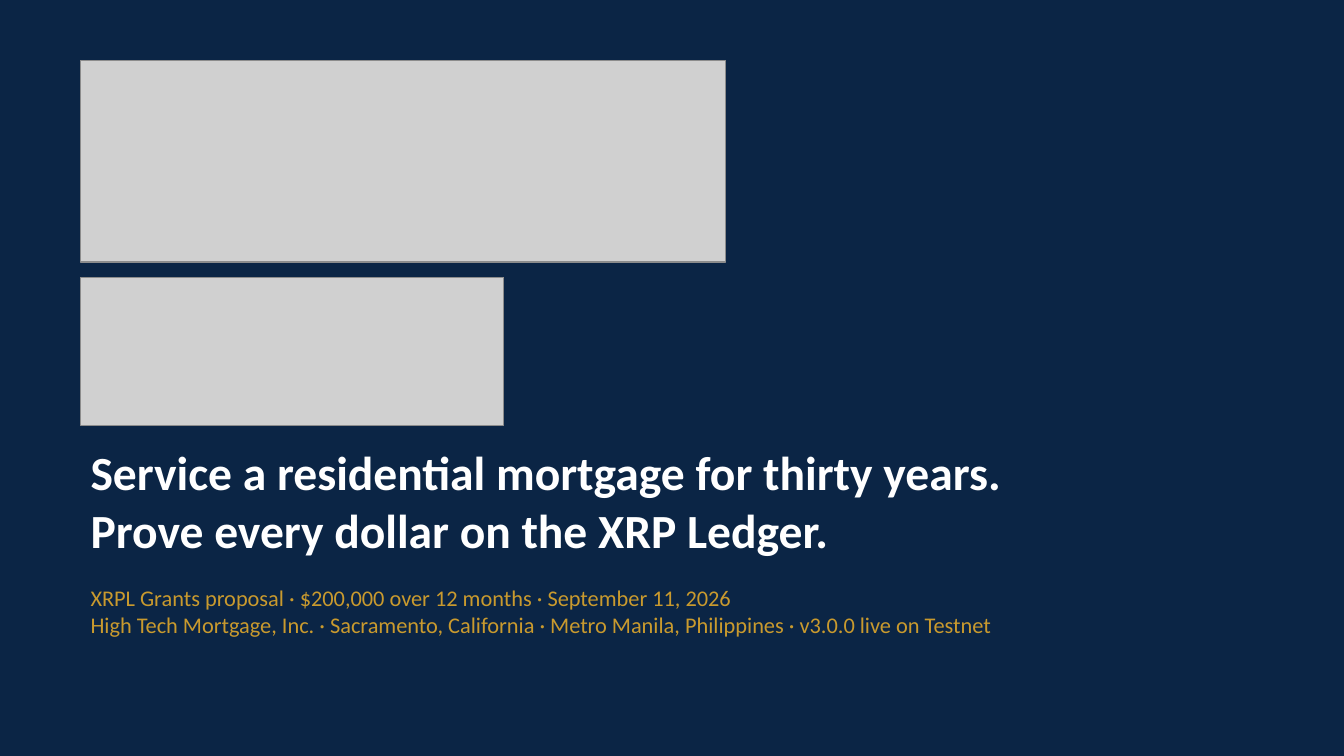
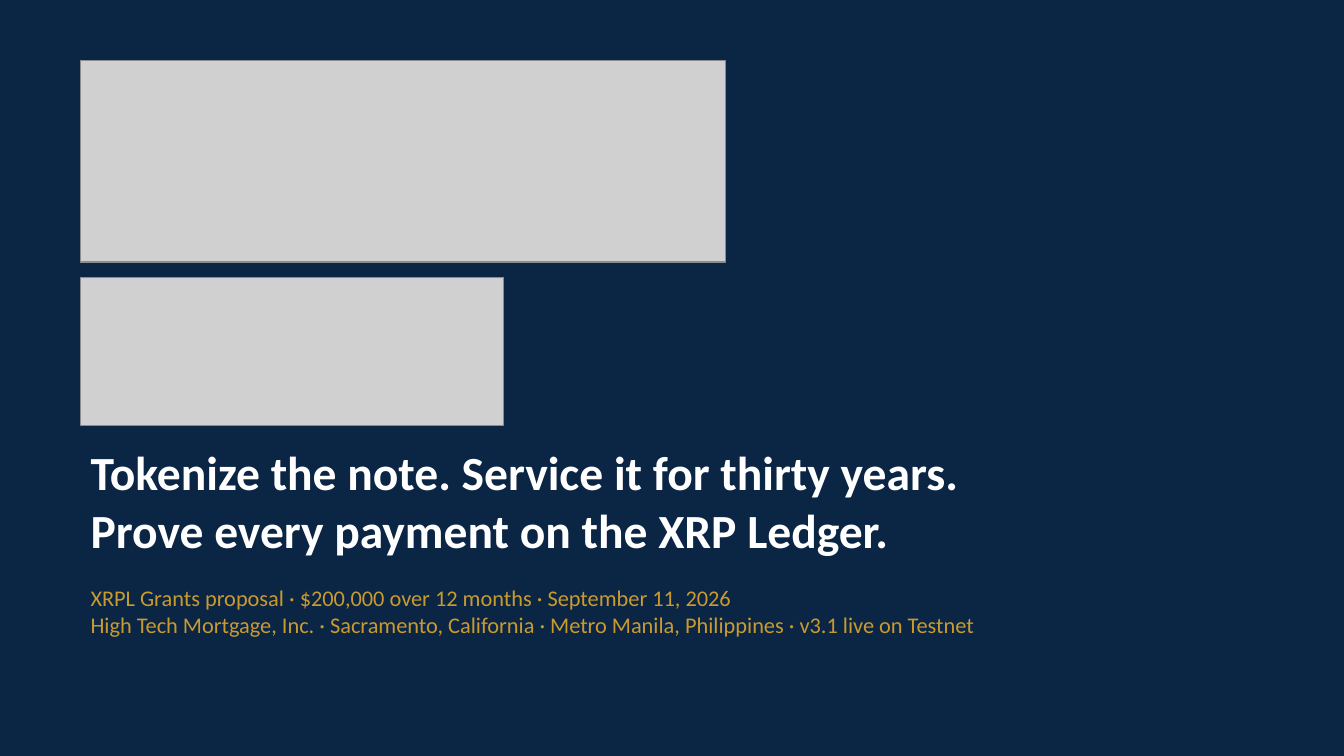
Before and after one commit to vanfwilson/xrpl-mortgage-tokenizing-htm, a slide deck: slide 1 of docs/grant-deck-2026-09-11.pptx. Drawn at 1344x756 pixels with LibreOffice and Linux fonts; fonts in the diff are those of the drawing; grey boxes stand for pictures. Boxes give left, top, right and bottom in pixels: in the first picture for what was removed or moved away, otherwise in the second. Text is boxed around its words. In the diff, an @@ line names an element or a change of style, - is before the commit and + after.

```diff
--- a/docs/grant-deck-2026-09-11.pptx
+++ b/docs/grant-deck-2026-09-11.pptx
@@ text at [91,456,958,556]: text changed @@
-Service a residential mortgage for thirty years.
-Prove every dollar on the XRP Ledger.
+Tokenize the note. Service it for thirty years.
+Prove every payment on the XRP Ledger.
@@ text at [91,617,974,637]: text changed @@
-High Tech Mortgage, Inc. · Sacramento, California · Metro Manila, Philippines · v3.0.0 live on Testnet
+High Tech Mortgage, Inc. · Sacramento, California · Metro Manila, Philippines · v3.1 live on Testnet
```
Also in this commit, not shown: 14 other slides changed, 18 other files.
